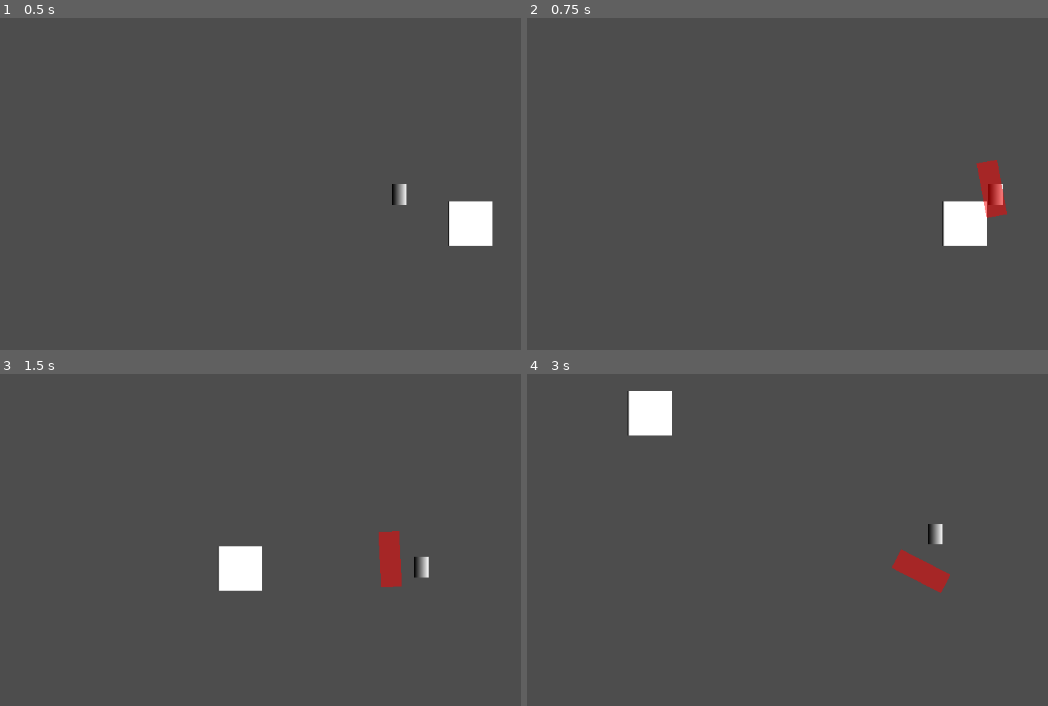
Above: before the commit, frames 1-4 (two rows, left to right).
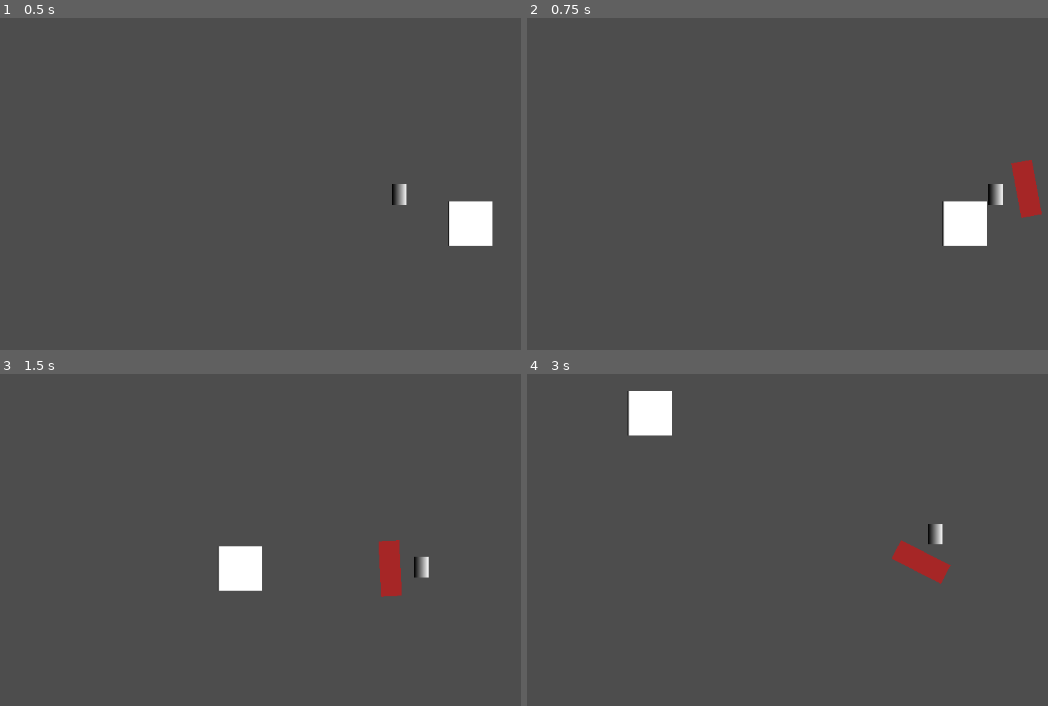
Above: after the commit, the same moments.

Repository: MarsikBlancik/HackathonV3
Game: Godot game, scene res://MainScene.tscn
The game is run twice, just before and just after one commit, with the same random seed, the same clock (stepped at 60 frames per second) and the same inputs.
Inputs (mouse positions are in pixels of both pictures, inside the frame that each line leads up to):
- Up to frame 1 (0.5 s): no input
- Up to frame 2 (0.75 s): tap Enter at 0.5 s; move the mouse to (outside the picture) at 0.52 s; hold D from 0.53 s (still down); tap Space at 0.6 s; click (outside the picture) at 0.67 s
- Up to frame 3 (1.5 s): tap Space at 0.77, 1.07 s; move the mouse to (239, 573) at 1.27 s; release D at 1.28 s; hold S from 1.28 s (still down); tap F at 1.35 s; click (239, 573) at 1.42 s
- Up to frame 4 (3 s): tap Space at 1.52, 1.55, 1.82, 2.1 s; move the mouse to (1006, 450) at 2.02 s; release S at 2.03 s; hold D 2.03-2.78 s; click (1006, 450) at 2.17 s; move the mouse to (886, 639) at 2.77 s; hold W from 2.78 s (still down); tap F at 2.85 s; click (886, 639) at 2.92 s

Frame 1 is identical in both runs. In frame 2, 1.4% of the frame differs, in the area x 86-99%, y 42-61%; in frame 3, 0.3%; in frame 4, 0.6%.

Commit message:
random
ss

Diff:
--- a/player.gd
+++ b/player.gd
@@ -79,27 +79,27 @@
 	tween.tween_property(self, "position", target_position, dash_duration)
 	tween.finished.connect(func(): is_dashing = false)
 
-# 4. MODUŁ ATAKU MELEE (KIERUNKOWY)
+# 4. MODUŁ ATAKU MELEE (KIERUNKOWY I PODĄŻAJĄCY ZA GRACZEM)
 func attack() -> void:
-	# 1. Obliczamy kierunek ataku
+	# 1. Obliczamy kierunek ataku na podstawie myszy i globalnej pozycji
 	var mouse_pos = get_global_mouse_position()
-	# Odejmujemy pozycję gracza od pozycji myszy i normalizujemy (tworzymy strzałkę kierunkową o długości 1)
 	var attack_direction = (mouse_pos - global_position).normalized()
 
-	# Zasięg ataku od środka gracza (np. długość ramienia/miecza)
+	# Zasięg ataku
 	var attack_distance = 45.0
 
 	# 2. Tworzymy obszar ataku
 	var attack_area = Area2D.new()
-	# Ustawiamy go w odpowiedniej odległości W KIERUNKU myszy
-	attack_area.global_position = global_position + (attack_direction * attack_distance)
-	# Obracamy cały obszar ataku w stronę myszy (bardzo ważne dla prostokątnych hitboxów broni!)
+
+	# BARDZO WAŻNA ZMIANA:
+	# Teraz używamy zwykłego 'position' (lokalnego względem gracza), a nie 'global_position'.
+	# Nie dodajemy już pozycji gracza, bo wektor liczy się od zera (środka postaci).
+	attack_area.position = attack_direction * attack_distance
 	attack_area.rotation = attack_direction.angle()
 
-	# 3. Tworzymy kształt kolizji - teraz używamy prostokąta, bo lepiej udaje szerokie "cięcie"
+	# 3. Kształt kolizji (prostokąt)
 	var collision_shape = CollisionShape2D.new()
 	var rect_shape = RectangleShape2D.new()
-	# Szerokość (wysunięcie do przodu) i Wysokość (rozpiętość cięcia na boki)
 	rect_shape.size = Vector2(30, 80)
 	collision_shape.shape = rect_shape
 	attack_area.add_child(collision_shape)
@@ -108,17 +108,18 @@
 	var debug_rect = ColorRect.new()
 	debug_rect.color = Color(1.0, 0.0, 0.0, 0.5)
 	debug_rect.size = Vector2(30, 80)
-	# Musimy przesunąć prostokąt graficzny, żeby jego środek pokrywał się ze środkiem kolizji
 	debug_rect.position = Vector2(-15, -40)
 	attack_area.add_child(debug_rect)
 
-	# 5. Dodajemy atak do sceny (nie do gracza, żeby uderzenie "zostało w powietrzu" podczas ruchu)
-	get_tree().current_scene.add_child(attack_area)
+	# BARDZO WAŻNA ZMIANA:
+	# 5. Dodajemy atak BEZPOŚREDNIO jako dziecko gracza.
+	# Dzięki temu, gdy gracz idzie, atak automatycznie "idzie" z nim.
+	add_child(attack_area)
 
 	# 6. Usuwamy po krótkiej chwili
 	get_tree().create_timer(0.2).timeout.connect(func(): attack_area.queue_free())
 
-	print("Debug: Atak melee w kierunku kursora!")
+	print("Debug: Atak podążający za graczem!")
 
 func modify_hp(amount: int) -> void:
 	current_hp = clampi(current_hp + amount, 0, max_hp)
